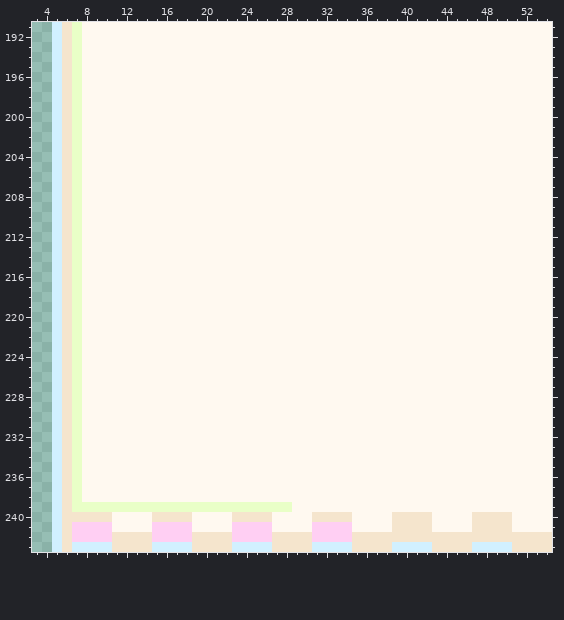
A pixel-art file gets an edit: external/aseprite/the_book.ase. Above, as it was before the edit.
512x1024 pixels, 1 frame. Colours within 5 levels of each other are drawn and written as one. Shown: x 3..54, y 191..243. The commit also changed other parts of the picture, which this record leaves out.
The same view after the edit:
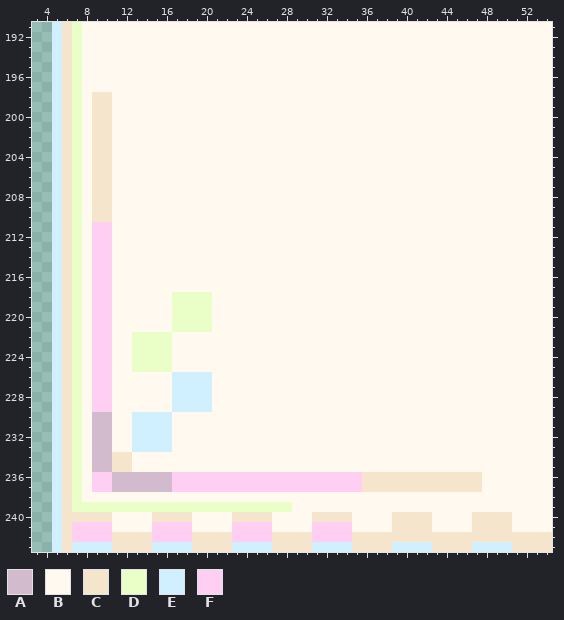
Palette (. is transparent): A #d2bbcc  B #fff9f0  C #f5e5cd  D #e9ffc7  E #d1f0ff  F #ffcff3
Edits made:
--- layer "Entry"
@@ x 3..54 @@
 197 ..ECDBBBBBBBBBBBBBBBBBBBBBBBBBBBBBBBBBBBBBBBBBBBBBBB
-198 ..ECDBBBBBBBBBBBBBBBBBBBBBBBBBBBBBBBBBBBBBBBBBBBBBBB
-199 ..ECDBBBBBBBBBBBBBBBBBBBBBBBBBBBBBBBBBBBBBBBBBBBBBBB
-200 ..ECDBBBBBBBBBBBBBBBBBBBBBBBBBBBBBBBBBBBBBBBBBBBBBBB
-201 ..ECDBBBBBBBBBBBBBBBBBBBBBBBBBBBBBBBBBBBBBBBBBBBBBBB
-202 ..ECDBBBBBBBBBBBBBBBBBBBBBBBBBBBBBBBBBBBBBBBBBBBBBBB
-203 ..ECDBBBBBBBBBBBBBBBBBBBBBBBBBBBBBBBBBBBBBBBBBBBBBBB
-204 ..ECDBBBBBBBBBBBBBBBBBBBBBBBBBBBBBBBBBBBBBBBBBBBBBBB
-205 ..ECDBBBBBBBBBBBBBBBBBBBBBBBBBBBBBBBBBBBBBBBBBBBBBBB
-206 ..ECDBBBBBBBBBBBBBBBBBBBBBBBBBBBBBBBBBBBBBBBBBBBBBBB
-207 ..ECDBBBBBBBBBBBBBBBBBBBBBBBBBBBBBBBBBBBBBBBBBBBBBBB
-208 ..ECDBBBBBBBBBBBBBBBBBBBBBBBBBBBBBBBBBBBBBBBBBBBBBBB
-209 ..ECDBBBBBBBBBBBBBBBBBBBBBBBBBBBBBBBBBBBBBBBBBBBBBBB
-210 ..ECDBBBBBBBBBBBBBBBBBBBBBBBBBBBBBBBBBBBBBBBBBBBBBBB
-211 ..ECDBBBBBBBBBBBBBBBBBBBBBBBBBBBBBBBBBBBBBBBBBBBBBBB
-212 ..ECDBBBBBBBBBBBBBBBBBBBBBBBBBBBBBBBBBBBBBBBBBBBBBBB
-213 ..ECDBBBBBBBBBBBBBBBBBBBBBBBBBBBBBBBBBBBBBBBBBBBBBBB
-214 ..ECDBBBBBBBBBBBBBBBBBBBBBBBBBBBBBBBBBBBBBBBBBBBBBBB
-215 ..ECDBBBBBBBBBBBBBBBBBBBBBBBBBBBBBBBBBBBBBBBBBBBBBBB
-216 ..ECDBBBBBBBBBBBBBBBBBBBBBBBBBBBBBBBBBBBBBBBBBBBBBBB
-217 ..ECDBBBBBBBBBBBBBBBBBBBBBBBBBBBBBBBBBBBBBBBBBBBBBBB
-218 ..ECDBBBBBBBBBBBBBBBBBBBBBBBBBBBBBBBBBBBBBBBBBBBBBBB
-219 ..ECDBBBBBBBBBBBBBBBBBBBBBBBBBBBBBBBBBBBBBBBBBBBBBBB
-220 ..ECDBBBBBBBBBBBBBBBBBBBBBBBBBBBBBBBBBBBBBBBBBBBBBBB
-221 ..ECDBBBBBBBBBBBBBBBBBBBBBBBBBBBBBBBBBBBBBBBBBBBBBBB
-222 ..ECDBBBBBBBBBBBBBBBBBBBBBBBBBBBBBBBBBBBBBBBBBBBBBBB
-223 ..ECDBBBBBBBBBBBBBBBBBBBBBBBBBBBBBBBBBBBBBBBBBBBBBBB
-224 ..ECDBBBBBBBBBBBBBBBBBBBBBBBBBBBBBBBBBBBBBBBBBBBBBBB
-225 ..ECDBBBBBBBBBBBBBBBBBBBBBBBBBBBBBBBBBBBBBBBBBBBBBBB
-226 ..ECDBBBBBBBBBBBBBBBBBBBBBBBBBBBBBBBBBBBBBBBBBBBBBBB
-227 ..ECDBBBBBBBBBBBBBBBBBBBBBBBBBBBBBBBBBBBBBBBBBBBBBBB
-228 ..ECDBBBBBBBBBBBBBBBBBBBBBBBBBBBBBBBBBBBBBBBBBBBBBBB
-229 ..ECDBBBBBBBBBBBBBBBBBBBBBBBBBBBBBBBBBBBBBBBBBBBBBBB
-230 ..ECDBBBBBBBBBBBBBBBBBBBBBBBBBBBBBBBBBBBBBBBBBBBBBBB
-231 ..ECDBBBBBBBBBBBBBBBBBBBBBBBBBBBBBBBBBBBBBBBBBBBBBBB
-232 ..ECDBBBBBBBBBBBBBBBBBBBBBBBBBBBBBBBBBBBBBBBBBBBBBBB
-233 ..ECDBBBBBBBBBBBBBBBBBBBBBBBBBBBBBBBBBBBBBBBBBBBBBBB
-234 ..ECDBBBBBBBBBBBBBBBBBBBBBBBBBBBBBBBBBBBBBBBBBBBBBBB
-235 ..ECDBBBBBBBBBBBBBBBBBBBBBBBBBBBBBBBBBBBBBBBBBBBBBBB
-236 ..ECDBBBBBBBBBBBBBBBBBBBBBBBBBBBBBBBBBBBBBBBBBBBBBBB
-237 ..ECDBBBBBBBBBBBBBBBBBBBBBBBBBBBBBBBBBBBBBBBBBBBBBBB
+198 ..ECDBCCBBBBBBBBBBBBBBBBBBBBBBBBBBBBBBBBBBBBBBBBBBBB
+199 ..ECDBCCBBBBBBBBBBBBBBBBBBBBBBBBBBBBBBBBBBBBBBBBBBBB
+200 ..ECDBCCBBBBBBBBBBBBBBBBBBBBBBBBBBBBBBBBBBBBBBBBBBBB
+201 ..ECDBCCBBBBBBBBBBBBBBBBBBBBBBBBBBBBBBBBBBBBBBBBBBBB
+202 ..ECDBCCBBBBBBBBBBBBBBBBBBBBBBBBBBBBBBBBBBBBBBBBBBBB
+203 ..ECDBCCBBBBBBBBBBBBBBBBBBBBBBBBBBBBBBBBBBBBBBBBBBBB
+204 ..ECDBCCBBBBBBBBBBBBBBBBBBBBBBBBBBBBBBBBBBBBBBBBBBBB
+205 ..ECDBCCBBBBBBBBBBBBBBBBBBBBBBBBBBBBBBBBBBBBBBBBBBBB
+206 ..ECDBCCBBBBBBBBBBBBBBBBBBBBBBBBBBBBBBBBBBBBBBBBBBBB
+207 ..ECDBCCBBBBBBBBBBBBBBBBBBBBBBBBBBBBBBBBBBBBBBBBBBBB
+208 ..ECDBCCBBBBBBBBBBBBBBBBBBBBBBBBBBBBBBBBBBBBBBBBBBBB
+209 ..ECDBCCBBBBBBBBBBBBBBBBBBBBBBBBBBBBBBBBBBBBBBBBBBBB
+210 ..ECDBCCBBBBBBBBBBBBBBBBBBBBBBBBBBBBBBBBBBBBBBBBBBBB
+211 ..ECDBFFBBBBBBBBBBBBBBBBBBBBBBBBBBBBBBBBBBBBBBBBBBBB
+212 ..ECDBFFBBBBBBBBBBBBBBBBBBBBBBBBBBBBBBBBBBBBBBBBBBBB
+213 ..ECDBFFBBBBBBBBBBBBBBBBBBBBBBBBBBBBBBBBBBBBBBBBBBBB
+214 ..ECDBFFBBBBBBBBBBBBBBBBBBBBBBBBBBBBBBBBBBBBBBBBBBBB
+215 ..ECDBFFBBBBBBBBBBBBBBBBBBBBBBBBBBBBBBBBBBBBBBBBBBBB
+216 ..ECDBFFBBBBBBBBBBBBBBBBBBBBBBBBBBBBBBBBBBBBBBBBBBBB
+217 ..ECDBFFBBBBBBBBBBBBBBBBBBBBBBBBBBBBBBBBBBBBBBBBBBBB
+218 ..ECDBFFBBBBBBDDDDBBBBBBBBBBBBBBBBBBBBBBBBBBBBBBBBBB
+219 ..ECDBFFBBBBBBDDDDBBBBBBBBBBBBBBBBBBBBBBBBBBBBBBBBBB
+220 ..ECDBFFBBBBBBDDDDBBBBBBBBBBBBBBBBBBBBBBBBBBBBBBBBBB
+221 ..ECDBFFBBBBBBDDDDBBBBBBBBBBBBBBBBBBBBBBBBBBBBBBBBBB
+222 ..ECDBFFBBDDDDBBBBBBBBBBBBBBBBBBBBBBBBBBBBBBBBBBBBBB
+223 ..ECDBFFBBDDDDBBBBBBBBBBBBBBBBBBBBBBBBBBBBBBBBBBBBBB
+224 ..ECDBFFBBDDDDBBBBBBBBBBBBBBBBBBBBBBBBBBBBBBBBBBBBBB
+225 ..ECDBFFBBDDDDBBBBBBBBBBBBBBBBBBBBBBBBBBBBBBBBBBBBBB
+226 ..ECDBFFBBBBBBEEEEBBBBBBBBBBBBBBBBBBBBBBBBBBBBBBBBBB
+227 ..ECDBFFBBBBBBEEEEBBBBBBBBBBBBBBBBBBBBBBBBBBBBBBBBBB
+228 ..ECDBFFBBBBBBEEEEBBBBBBBBBBBBBBBBBBBBBBBBBBBBBBBBBB
+229 ..ECDBFFBBBBBBEEEEBBBBBBBBBBBBBBBBBBBBBBBBBBBBBBBBBB
+230 ..ECDBAABBEEEEBBBBBBBBBBBBBBBBBBBBBBBBBBBBBBBBBBBBBB
+231 ..ECDBAABBEEEEBBBBBBBBBBBBBBBBBBBBBBBBBBBBBBBBBBBBBB
+232 ..ECDBAABBEEEEBBBBBBBBBBBBBBBBBBBBBBBBBBBBBBBBBBBBBB
+233 ..ECDBAABBEEEEBBBBBBBBBBBBBBBBBBBBBBBBBBBBBBBBBBBBBB
+234 ..ECDBAACCBBBBBBBBBBBBBBBBBBBBBBBBBBBBBBBBBBBBBBBBBB
+235 ..ECDBAACCBBBBBBBBBBBBBBBBBBBBBBBBBBBBBBBBBBBBBBBBBB
+236 ..ECDBFFAAAAAAFFFFFFFFFFFFFFFFFFFCCCCCCCCCCCCBBBBBBB
+237 ..ECDBFFAAAAAAFFFFFFFFFFFFFFFFFFFCCCCCCCCCCCCBBBBBBB
 238 ..ECDBBBBBBBBBBBBBBBBBBBBBBBBBBBBBBBBBBBBBBBBBBBBBBB
